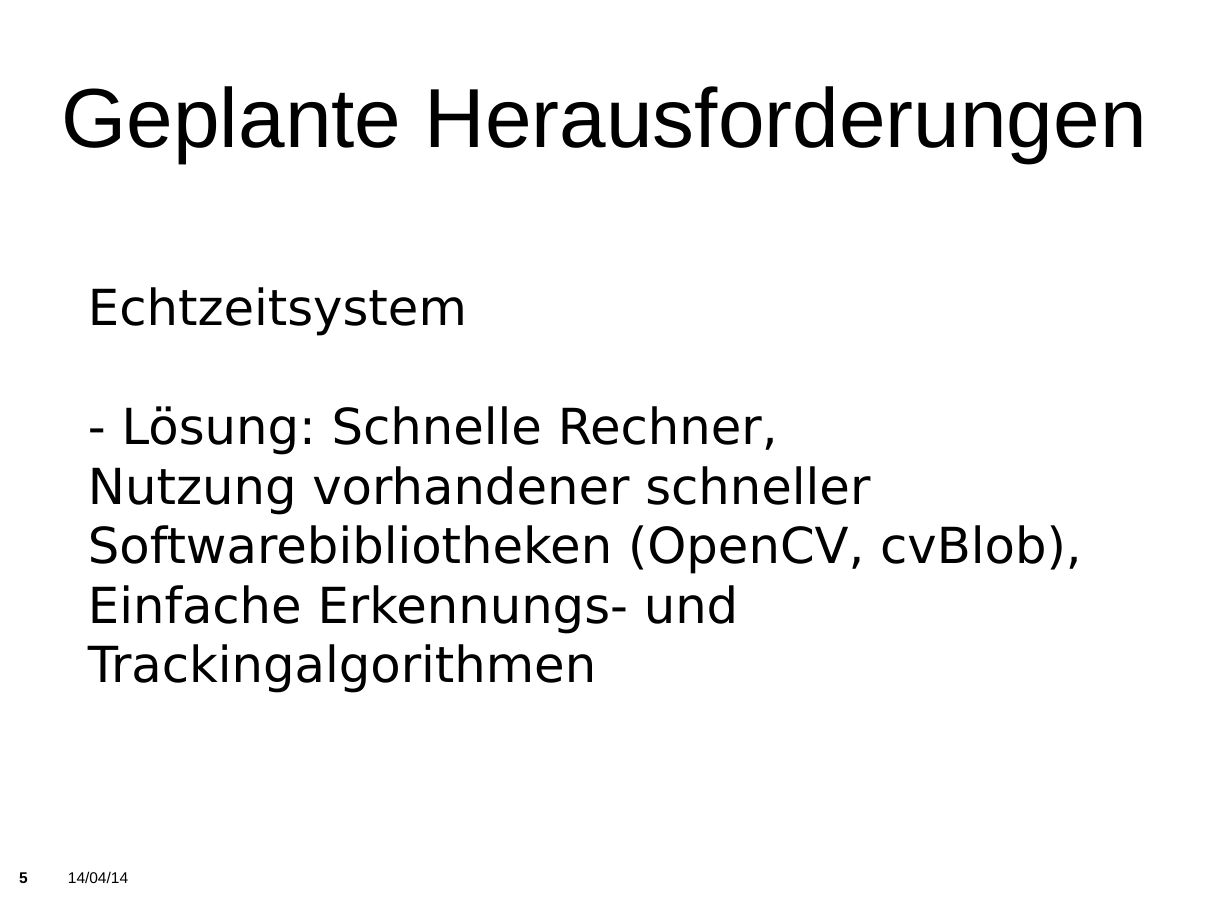
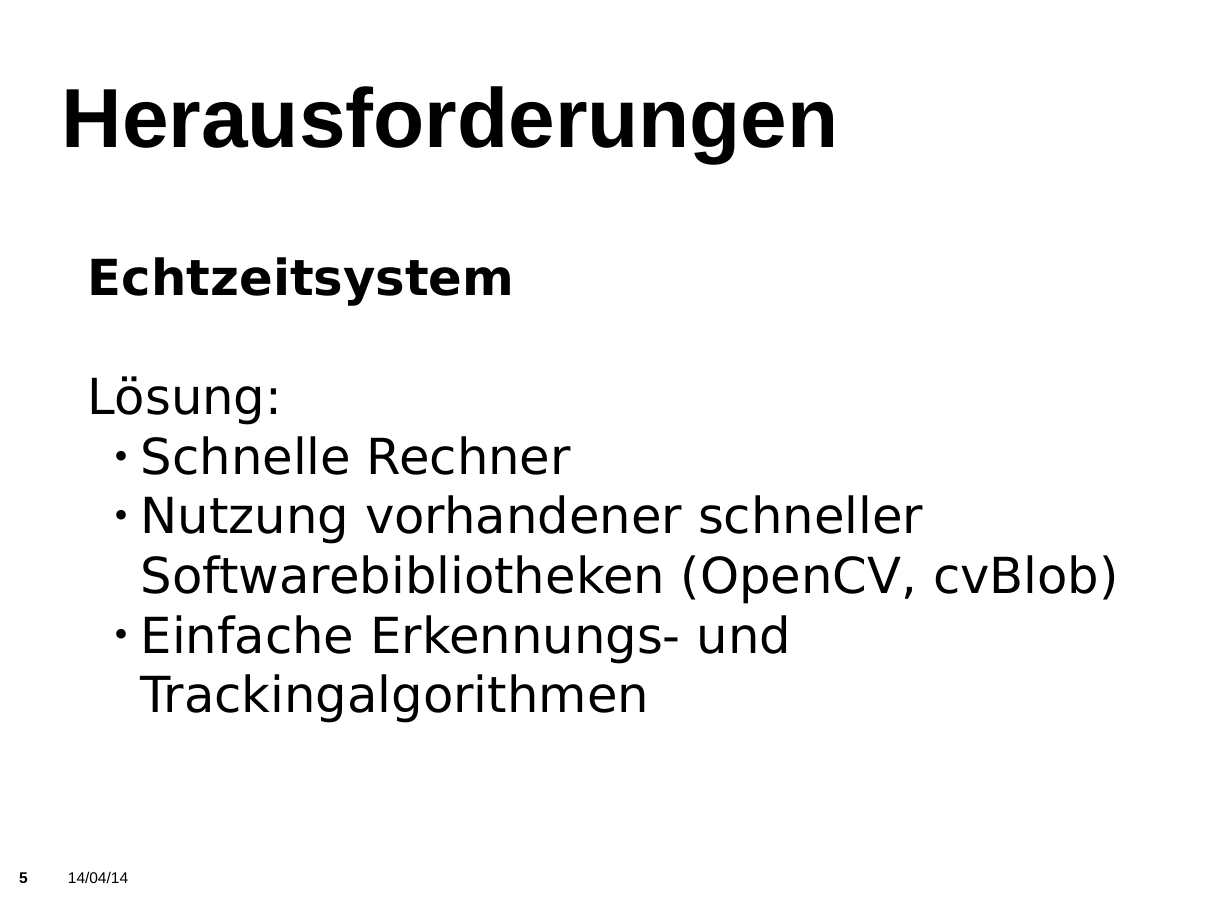
Before and after one commit to KITrokopter/Presentation, a slide deck: slide 5 of PresentationInTotal v0.1.odp. Drawn at 1232x924 pixels with LibreOffice and Linux fonts; fonts in the diff are those of the drawing; background and template pictures are left out. Boxes give left, top, right and bottom in pixels: in the first picture for what was removed or moved away, otherwise in the second. Text is boxed around its words. In the diff, an @@ line names an element or a change of style, - is before the commit and + after.

```diff
--- a/PresentationInTotal v0.1.odp
+++ b/PresentationInTotal v0.1.odp
@@ title at (62, 86, 839, 163): text changed; bold on @@
-Geplante Herausforderungen
+Herausforderungen
@@ subtitle at (88, 257, 791, 723): bold on in "Echtzeitsystem"; bullet none to ●; list level 1 to 3 in "Einfache Erkennungs- und Trackingalgorithmen" @@
@@ subtitle at (88, 376, 1119, 604): text changed @@
-- Lösung: Schnelle Rechner,
-Nutzung vorhandener schneller Softwarebibliotheken (OpenCV, cvBlob),
+Lösung:
+    ● Schnelle Rechner
+    ● Nutzung vorhandener schneller Softwarebibliotheken (OpenCV, cvBlob)
```
Also in this commit, not shown: 24 other slides changed, 5 slides added, 15 slides removed.
